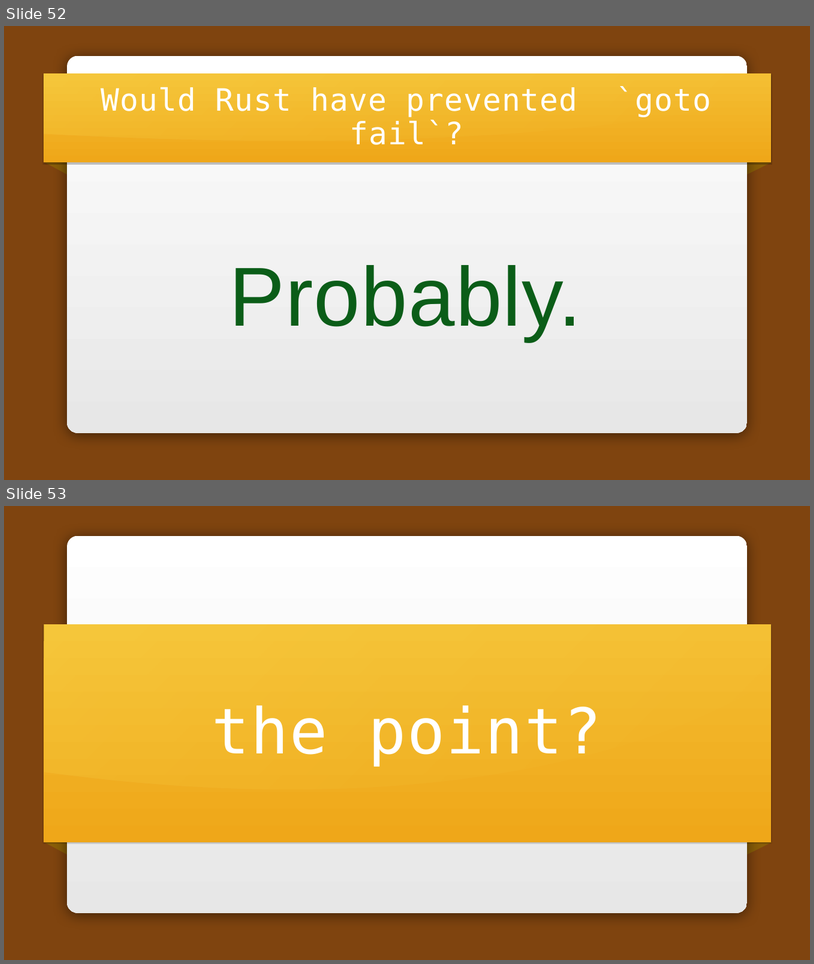
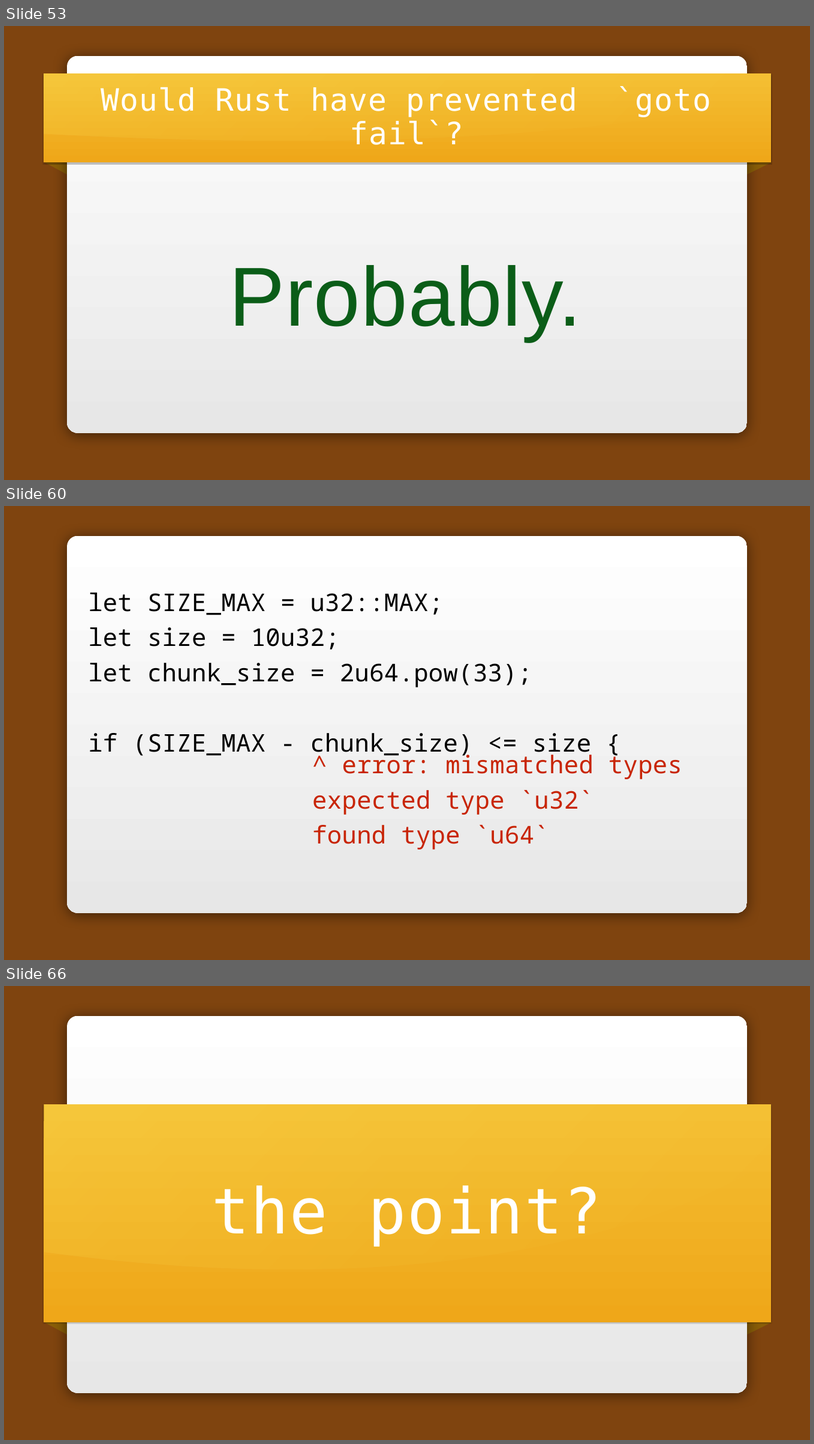
Before and after one commit to carols10cents/rust-safety-presentation, a slide deck: Rust Safety.pptx. Shown one above the other, each under a label of ours: slides 52 and 53 before the commit, slides 53, 60 and 66 after it; the slides between them are not shown. The pictures are 814x964 and 814x1444 pixels, drawn with LibreOffice and Linux fonts; fonts in the diff are those of the drawing; background and template pictures are left out. Boxes give left, top, right and bottom in pixels: in the first picture for what was removed or moved away, otherwise in the second. Text is boxed around its words. In the diff, an @@ line names an element or a change of style, - is before the commit and + after.

```diff
--- a/Rust Safety.pptx
+++ b/Rust Safety.pptx
@@ slide 60 added at [4,506,810,960], background picture (left out); not listed: 1 template element that a slide beside it also shows @@
@@ text added at [88,592,591,758], 58 pt, text #000000 @@
+let SIZE_MAX = u32::MAX;
+let size = 10u32;
+let chunk_size = 2u64.pow(33);
+if (SIZE_MAX - chunk_size) <= size {
@@ text added at [312,750,683,849], 58 pt, text #C82506 @@
+^ error: mismatched types
+expected type `u32`
+found type `u64`
@@ what was slide 52 is now slide 53 @@
@@ what was slide 53 is now slide 66 @@
```
Also in this commit, not shown: 5 slides changed, 17 other slides added, 6 slides removed, 2 other files.
